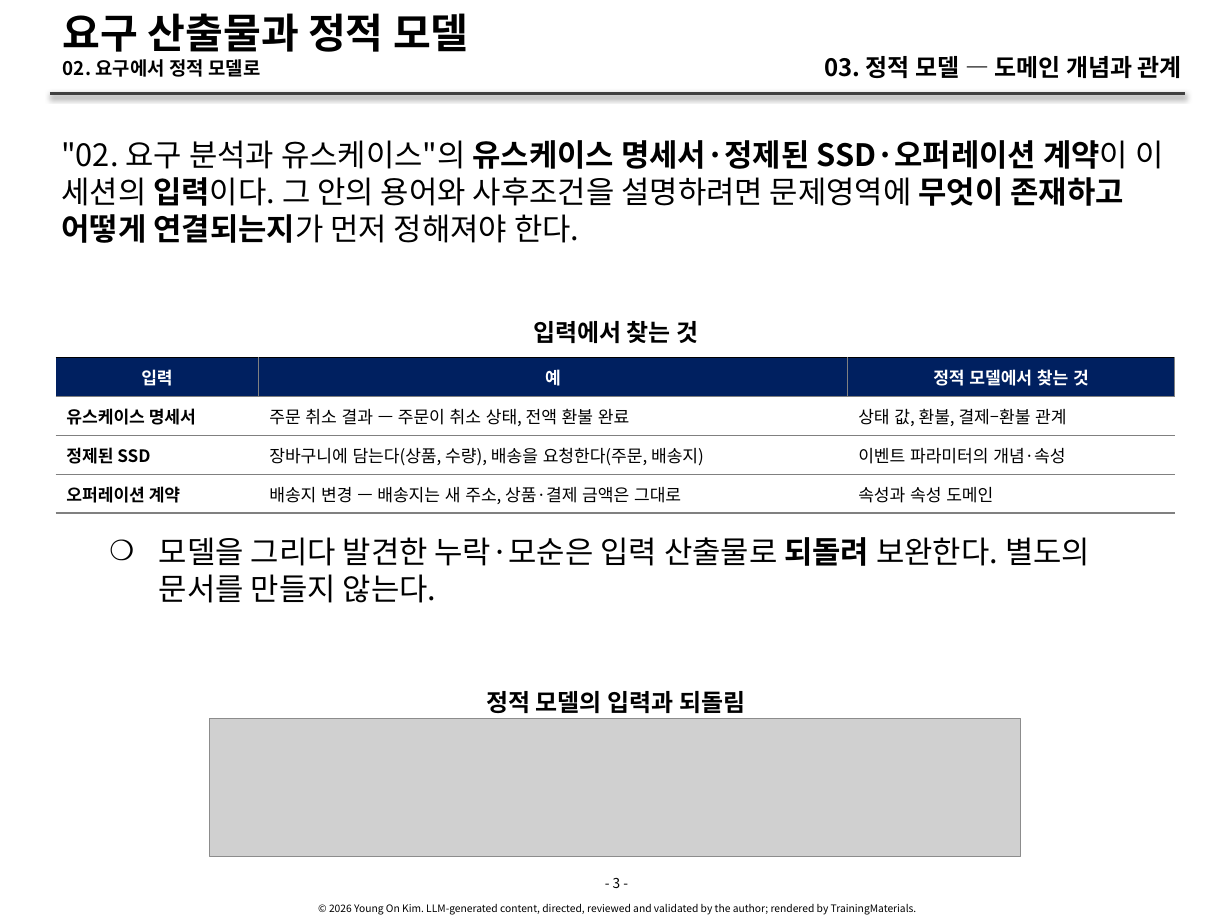
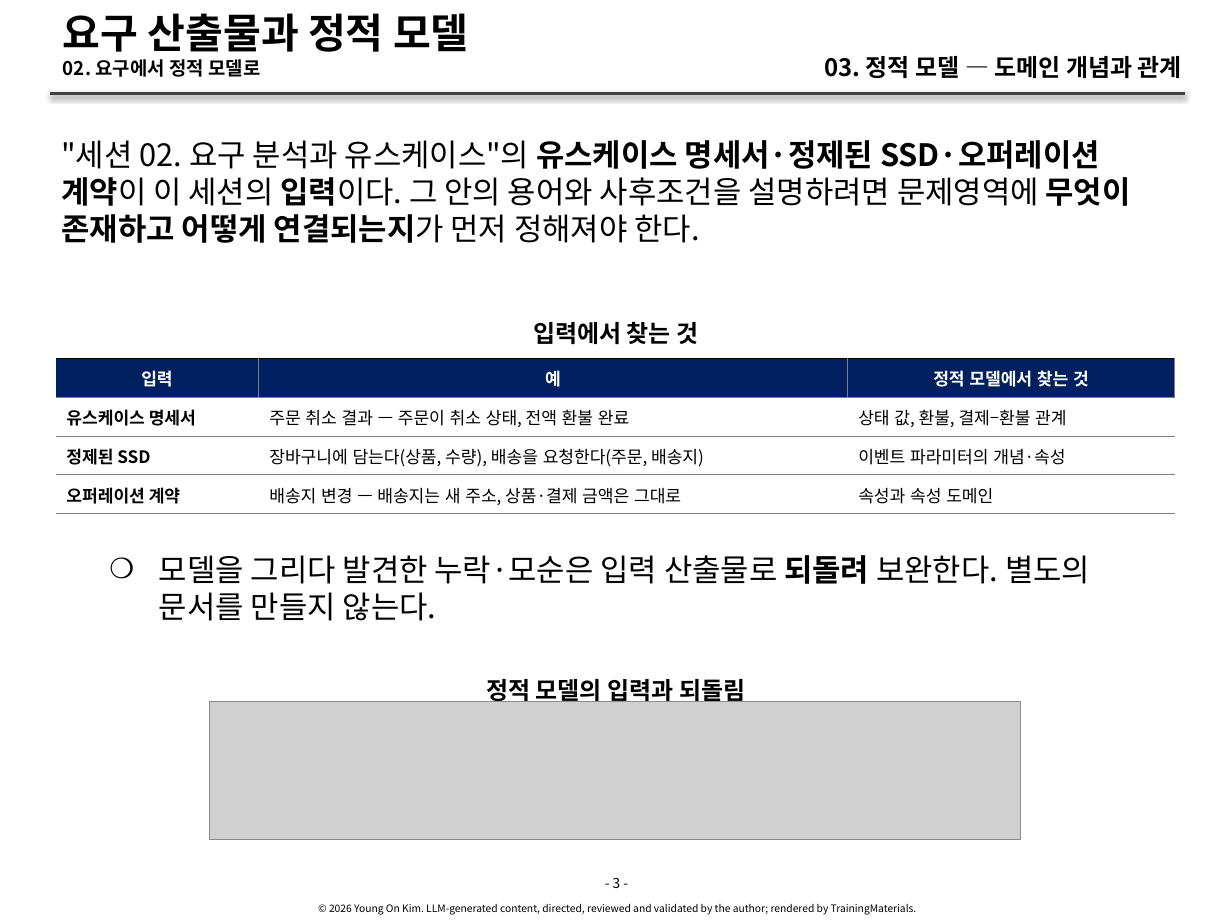
Before and after one commit to YoungSan77/TrainingMaterials, a slide deck: slide 3 of courses/ooad/sessions/s03.pptx. Drawn at 1232x924 pixels with LibreOffice and Linux fonts; fonts in the diff are those of the drawing; grey boxes stand for pictures. Boxes give left, top, right and bottom in pixels: in the first picture for what was removed or moved away, otherwise in the second. Text is boxed around its words. In the diff, an @@ line names an element or a change of style, - is before the commit and + after.

```diff
--- a/courses/ooad/sessions/s03.pptx
+++ b/courses/ooad/sessions/s03.pptx
@@ text at (61,140,1131,243): text changed @@
-"02. 요구 분석과 유스케이스"의 유스케이스 명세서·정제된 SSD·오퍼레이션 계약이 이 세션의 입력이다. 그 안의 용어와 사후조건을 설명하려면 문제영역에 무엇이 존재하고 어떻게 연결되는지가 먼저 정해져야 한다.
+"세션 02. 요구 분석과 유스케이스"의 유스케이스 명세서·정제된 SSD·오퍼레이션 계약이 이 세션의 입력이다. 그 안의 용어와 사후조건을 설명하려면 문제영역에 무엇이 존재하고 어떻게 연결되는지가 먼저 정해져야 한다.
@@ text "모델을 그리다 발견한 누락·모순은 입력 ...": place and size @@
-text "모델을 그리다 발견한 누락·모순은 입력 ..." at (159,537,1090,603)
+text "모델을 그리다 발견한 누락·모순은 입력 ..." at (159,555,1090,621)
@@ text "정적 모델의 입력과 되돌림" rewrapped from (486,691,745,713) to (486,675,745,702) @@
@@ picture: place and size @@
-picture at (209,718,1020,856)
+picture at (209,701,1020,839)
```
Also in this commit, not shown: 71 other slides changed, 1 slide added, 52 other files.
